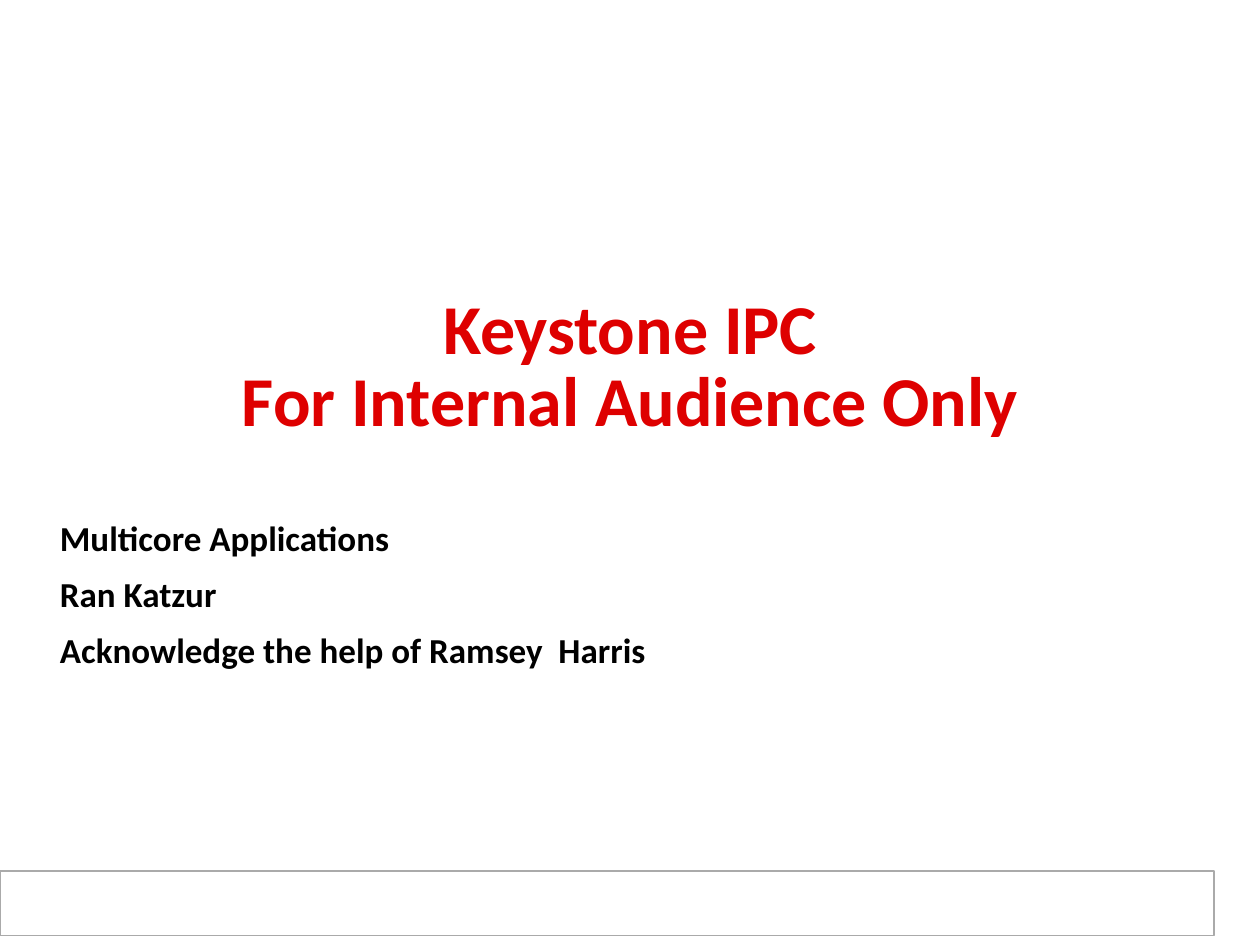
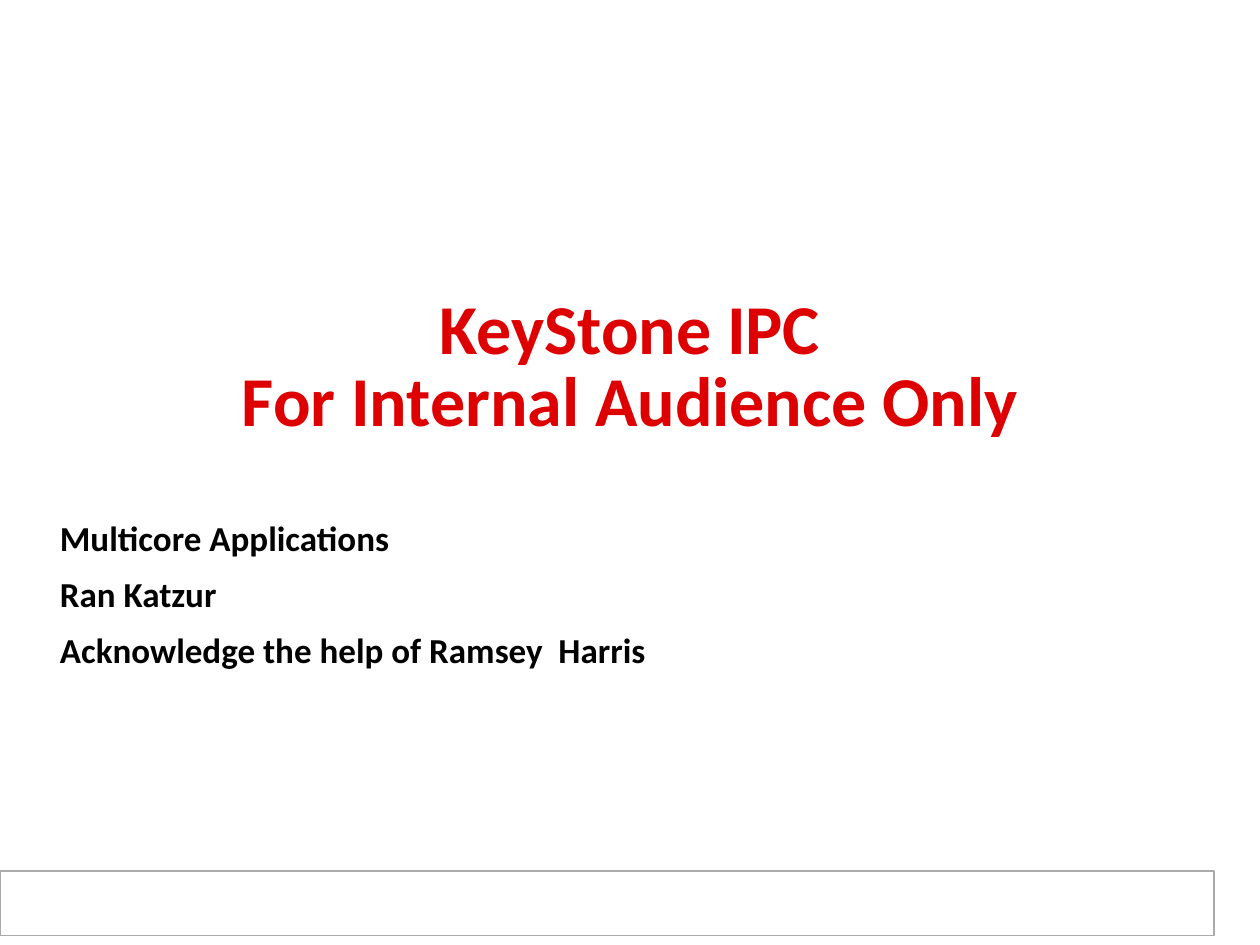
Before and after one commit to hari1989/keystone-workshop, a slide deck: slide 1 of preliminary/ipcForTI_RTOS_Internal.pptx. Drawn at 1260x945 pixels with LibreOffice and Linux fonts; fonts in the diff are those of the drawing; background and template pictures are left out. Boxes give left, top, right and bottom in pixels: in the first picture for what was removed or moved away, otherwise in the second. Text is boxed around its words. In the diff, an @@ line names an element or a change of style, - is before the commit and + after.

```diff
--- a/preliminary/ipcForTI_RTOS_Internal.pptx
+++ b/preliminary/ipcForTI_RTOS_Internal.pptx
@@ title at (x1=242, y1=308, x2=1018, y2=437): text changed @@
-Keystone IPC
-For Internal Audience Only
+KeyStone IPC
+For Internal Audience Only
```
Also in this commit, not shown: 18 other slides changed, 1 slide removed.
